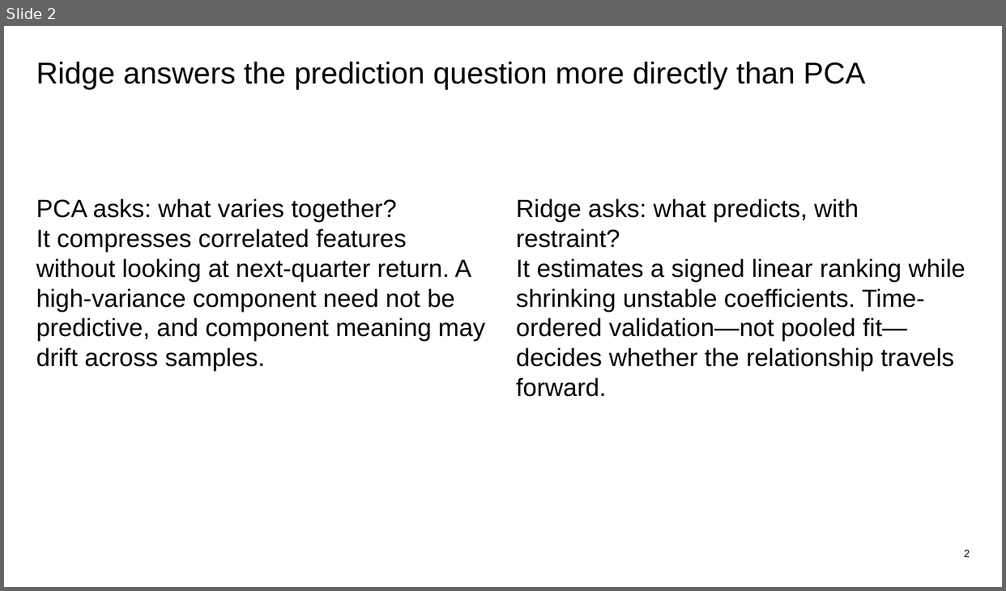
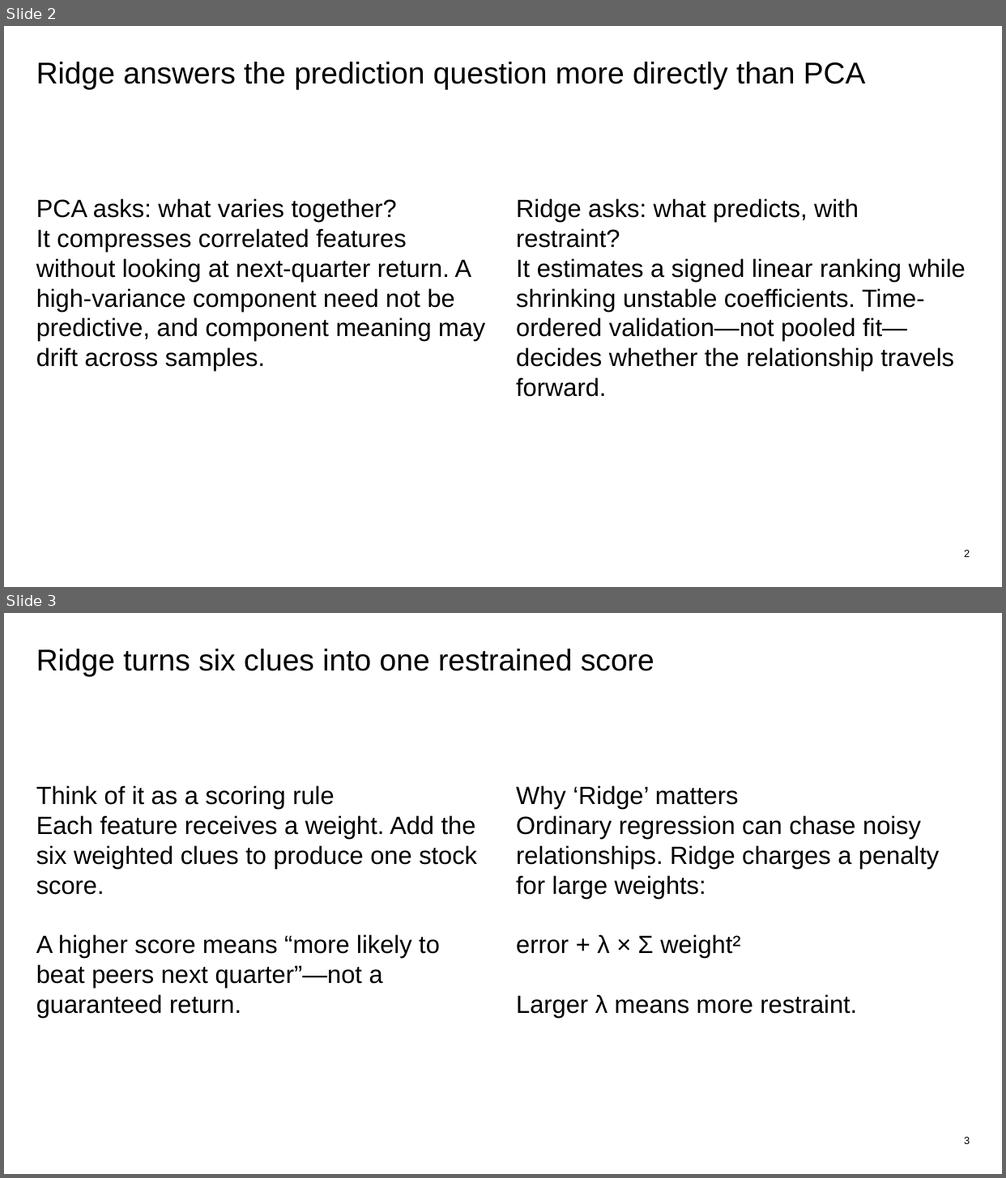
Before and after one commit to Francisc0Franc0/Time-Series-Modeling-Gen5, a slide deck: operator_hypothesis_lab/presentations/hyp_mom_04_1_regularized_trend_state_quartile_evidence.pptx. Shown one above the other, each under a label of ours: slide 2 before the commit, slides 2 and 3 after it. The pictures are 1006x591 and 1006x1178 pixels, drawn with LibreOffice and Linux fonts; fonts in the diff are those of the drawing. Boxes give left, top, right and bottom in pixels: in the first picture for what was removed or moved away, otherwise in the second. Text is boxed around its words. In the diff, an @@ line names an element or a change of style, - is before the commit and + after.

Commit message:
Clarify Ridge evidence ladder in HYP-MOM-04.1 deck

```diff
--- a/operator_hypothesis_lab/presentations/hyp_mom_04_1_regularized_trend_state_quartile_evidence.pptx
+++ b/operator_hypothesis_lab/presentations/hyp_mom_04_1_regularized_trend_state_quartile_evidence.pptx
@@ slide 3 added at [4, 613, 1002, 1174], background #FFFFFF @@
@@ text added at [36, 649, 654, 677], 29 pt, text #000000 @@
+Ridge turns six clues into one restrained score
@@ text added at [36, 786, 477, 1018], 24 pt, text #000000 @@
+Think of it as a scoring rule
+Each feature receives a weight. Add the six weighted clues to produce one stock score.
+A higher score means “more likely to beat peers next quarter”—not a guaranteed return.
@@ text added at [516, 786, 939, 1018], 24 pt, text #000000 @@
+Why ‘Ridge’ matters
+Ordinary regression can chase noisy relationships. Ridge charges a penalty for large weights:
+error + λ × Σ weight²
+Larger λ means more restraint.
@@ text added at [964, 1137, 970, 1144], 10 pt, text #000000 @@
+3
```
Also in this commit, not shown: 11 slides changed, 1 other slide added, 1 other file.
